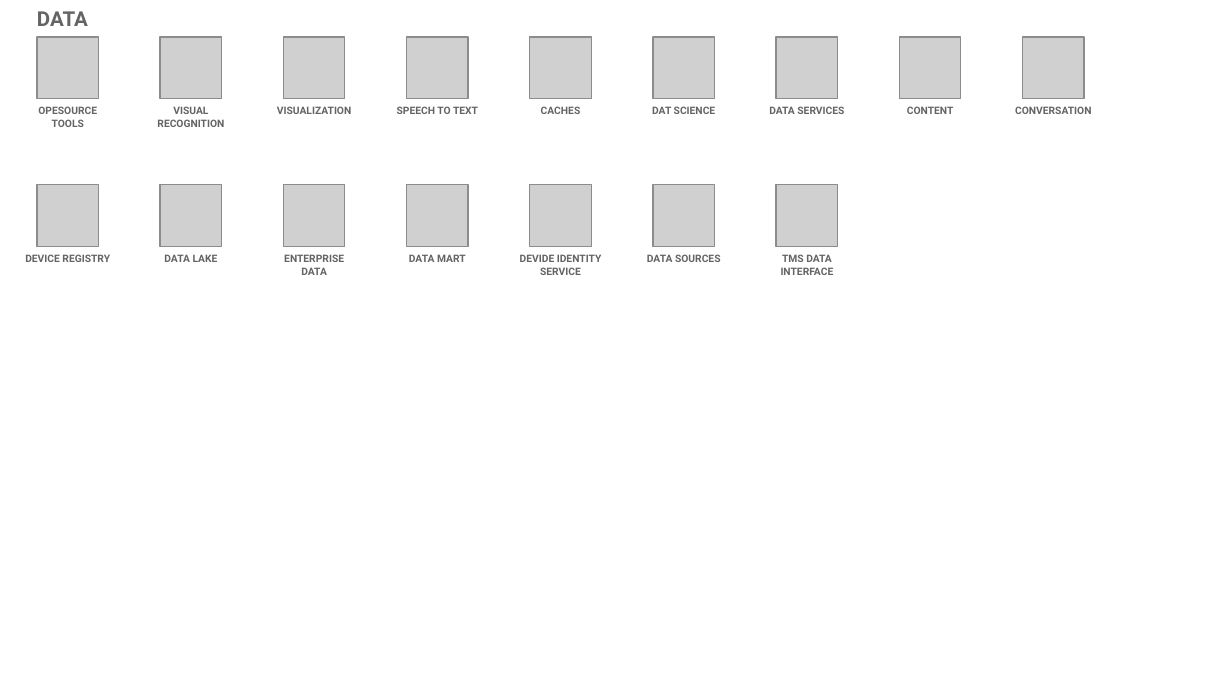
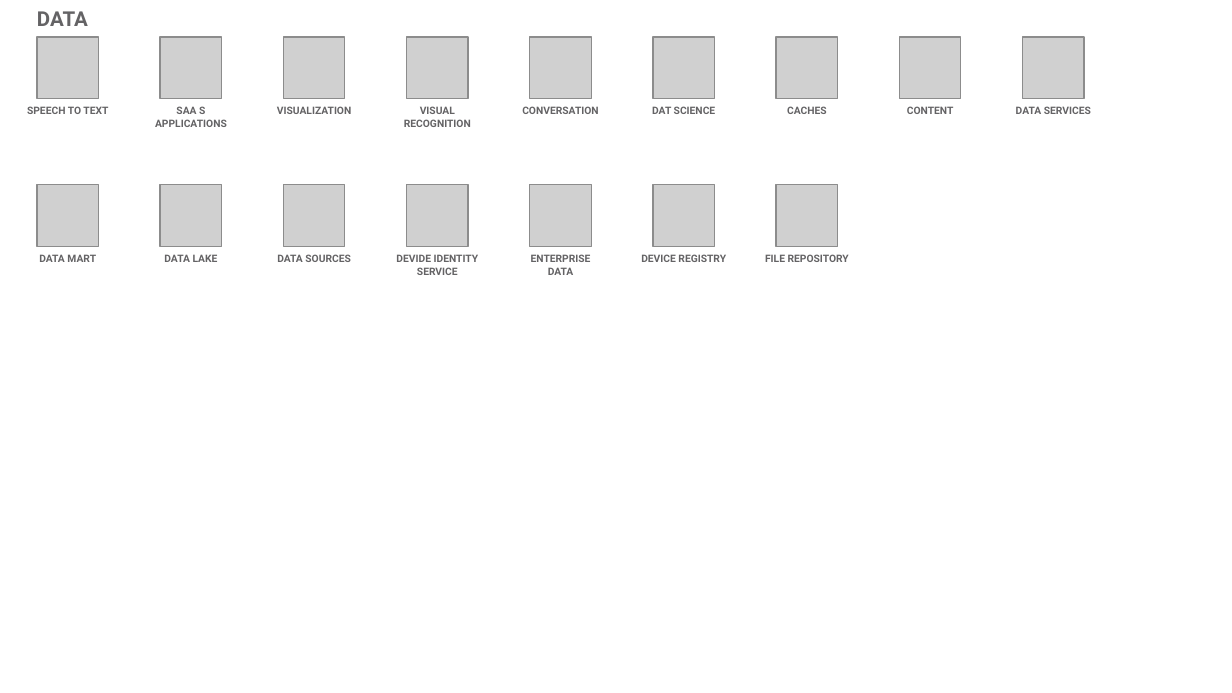
Before and after one commit to l2fprod/myarchitecture, a slide deck: slide 14 of mycatalog-architecture-diagram-template.pptx. Drawn at 1232x693 pixels with LibreOffice and Linux fonts; fonts in the diff are those of the drawing; grey boxes stand for pictures. Boxes give left, top, right and bottom in pixels: in the first picture for what was removed or moved away, otherwise in the second. Text is boxed around its words. In the diff, an @@ line names an element or a change of style, - is before the commit and + after.

```diff
--- a/mycatalog-architecture-diagram-template.pptx
+++ b/mycatalog-architecture-diagram-template.pptx
@@ text at (27, 106, 108, 114): text changed @@
-OPESOURCE TOOLS
+SPEECH TO TEXT
@@ text at (155, 106, 227, 127): text changed @@
-VISUAL RECOGNITION
+SAA S APPLICATIONS
@@ text at (404, 106, 471, 127): text changed @@
-SPEECH TO TEXT
+VISUAL RECOGNITION
@@ text at (522, 106, 598, 114): text changed @@
-CACHES
+CONVERSATION
@@ text at (787, 106, 827, 114): text changed @@
-DATA SERVICES
+CACHES
@@ text at (1016, 106, 1091, 114): text changed @@
-CONVERSATION
+DATA SERVICES
@@ text at (39, 254, 96, 262): text changed @@
-DEVICE REGISTRY
+DATA MART
@@ text at (277, 254, 351, 262): text changed @@
-ENTERPRISE DATA
+DATA SOURCES
@@ text "DEVIDE IDENTITY SERVICE": place and size @@
-text "DEVIDE IDENTITY SERVICE" at (520, 254, 602, 275)
+text "DEVIDE IDENTITY SERVICE" at (396, 254, 479, 275)
@@ text at (531, 254, 591, 275): text changed @@
-DATA MART
+ENTERPRISE DATA
@@ text at (641, 254, 726, 262): text changed @@
-DATA SOURCES
+DEVICE REGISTRY
@@ text at (765, 254, 849, 262): text changed @@
-TMS DATA INTERFACE
+FILE REPOSITORY
```
Also in this commit, not shown: 18 other slides changed.
